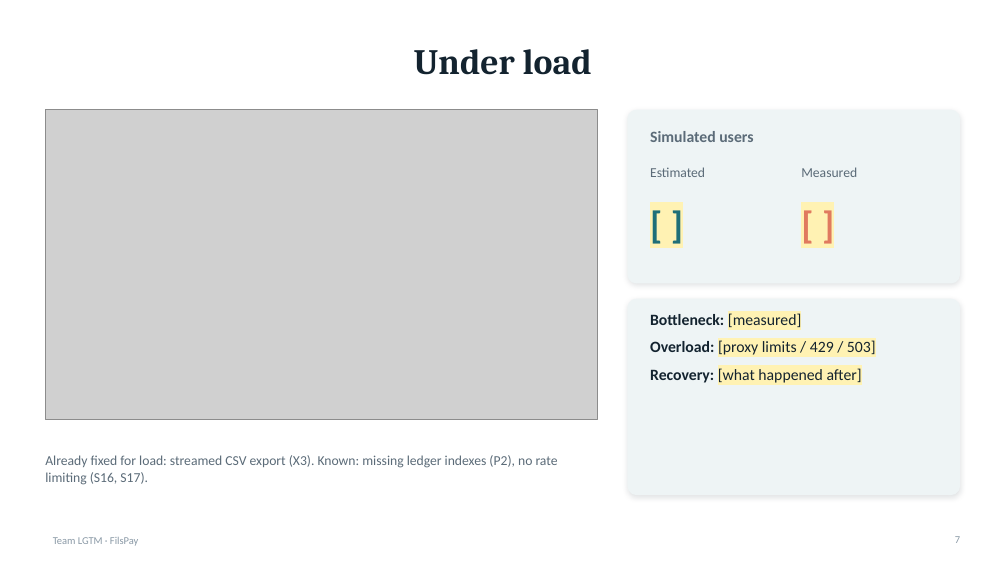
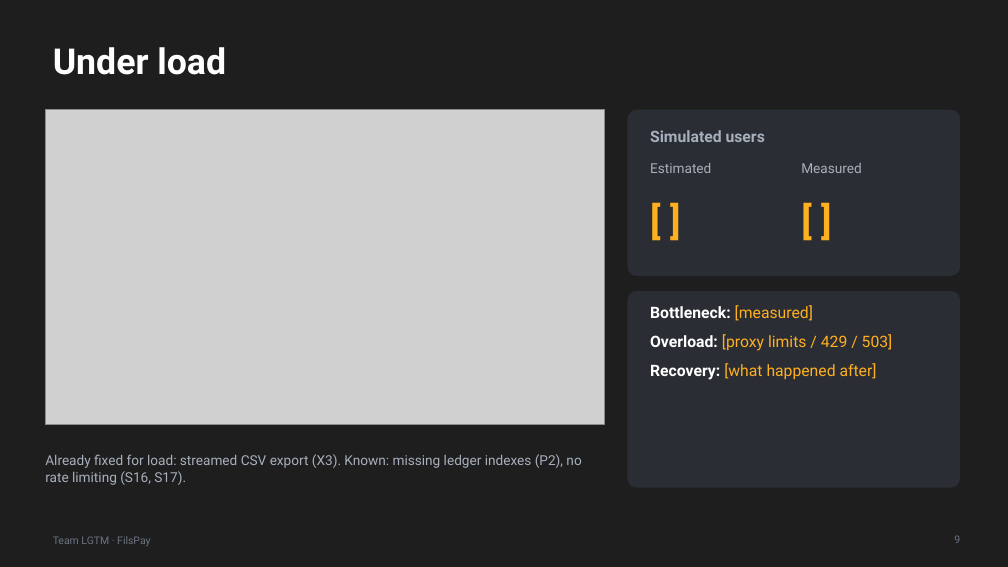
Before and after one commit to akheelnazim/fils-pay, a slide deck: slide 9 of submission/LGTM_FilsPay_Slides.pptx (slide 7 before the commit). Drawn at 1008x567 pixels with LibreOffice and Linux fonts; fonts in the diff are those of the drawing; grey boxes stand for pictures. Boxes give left, top, right and bottom in pixels: in the first picture for what was removed or moved away, otherwise in the second. Text is boxed around its words. In the diff, an @@ line names an element or a change of style, - is before the commit and + after.

```diff
--- a/submission/LGTM_FilsPay_Slides.pptx
+++ b/submission/LGTM_FilsPay_Slides.pptx
@@ background #FFFFFF to #1E1E1E @@
@@ title "Under load" at (53, 47, 226, 75): font Cambria to Roboto, text colour #13232F to #FFFFFF; alignment centre to left @@
@@ picture: place and size @@
-picture at (45, 110, 597, 420)
+picture at (45, 110, 605, 424)
@@ rounded rectangle: place and size @@
-rounded rectangle at (628, 110, 960, 284)
+rounded rectangle at (628, 110, 960, 276)
@@ rounded rectangle at (628, 110, 960, 276): fill #EEF4F5 to #2A2D33; shadow off; proportions changed @@
@@ text "[ ]" at (650, 185, 794, 253): font Calibri to Roboto, text colour #1F6F78 to #FFB020, highlight #FFF2B3 to none @@
@@ text "[ ]" at (802, 185, 945, 253): font Calibri to Roboto, text colour #E07A5F to #FFB020, highlight #FFF2B3 to none @@
@@ rounded rectangle: place and size @@
-rounded rectangle at (628, 299, 960, 495)
+rounded rectangle at (628, 291, 960, 488)
@@ rounded rectangle at (628, 291, 960, 488): fill #EEF4F5 to #2A2D33; shadow off @@
@@ text "Bottleneck: [measured]": place and size @@
-text "Bottleneck: [measured]" at (650, 313, 876, 383)
+text "Bottleneck: [measured]" at (650, 305, 893, 380)
@@ text "Bottleneck: [measured]" at (650, 305, 893, 380): font Calibri to Roboto; text colour #13232F to #FFFFFF in "Bottleneck:", "Overload:", "Recovery:"; text colour #13232F to #FFB020, highlight #FFF2B3 to none in "[measured]", "[proxy limits / 429 / 503]", "[what happened after]"; more space between paragraphs @@
@@ font Calibri to Roboto, text colour #5B6B78 to #A7B0BC in 4 elements at (650, 130, 765, 142), (650, 163, 711, 173), (801, 163, 861, 173), (45, 454, 581, 485) @@
@@ text "Team LGTM · FilsPay" at (53, 536, 150, 546): font Calibri to Roboto, text colour #8A99A6 to #6B7480 @@
@@ page number at (954, 535, 960, 543): text changed; font Calibri to Roboto; text colour #8A99A6 to #6B7480 @@
-7
+9
```
Also in this commit, not shown: 9 other slides changed, 5 slides added, 2 slides removed, 9 other files.
